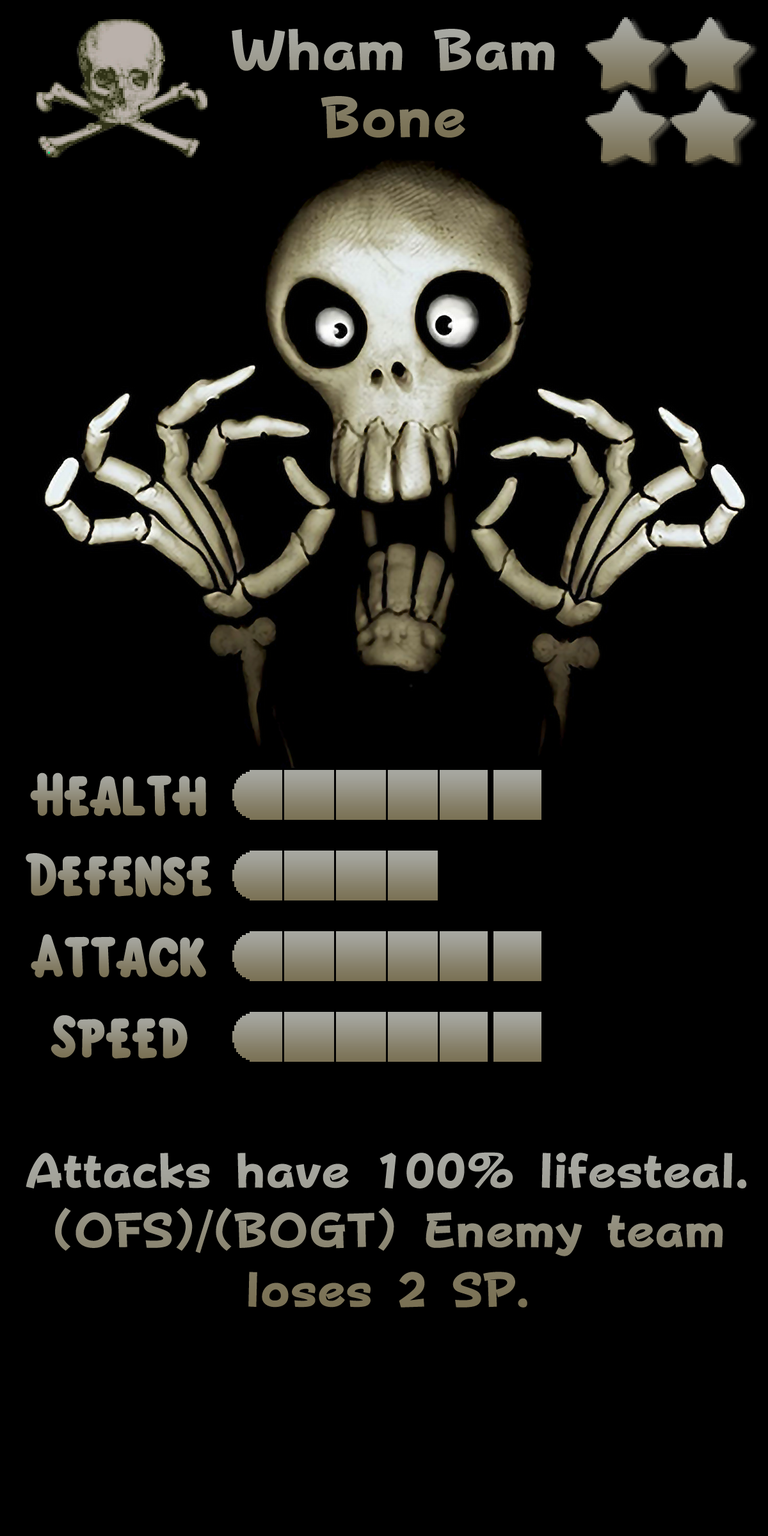
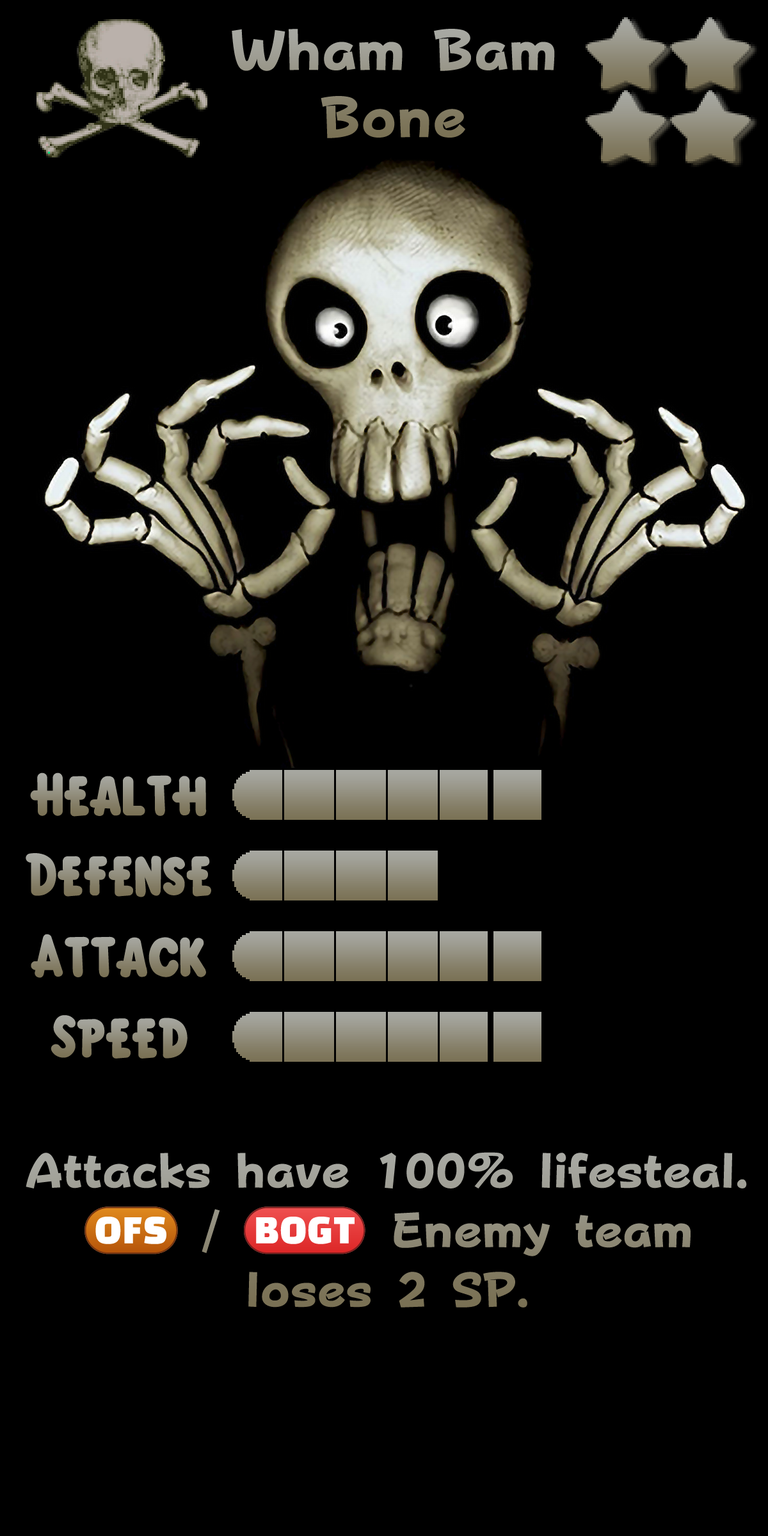
The second w=768, h=1536 image is a revision of the first. Changes to its layers:
added layer "Ability FX: (OFS) | (BOGT)" above "Text" over [84, 1206, 366, 1255]
painted on "Ability" over [42, 1155, 724, 1307]
